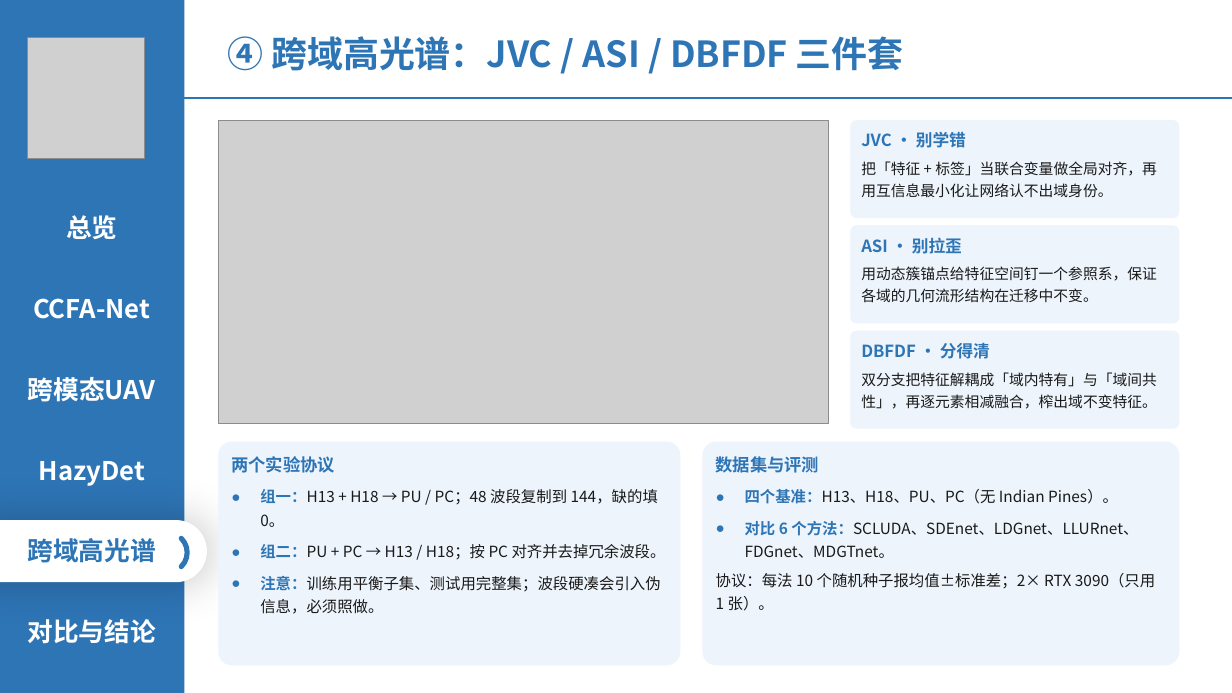
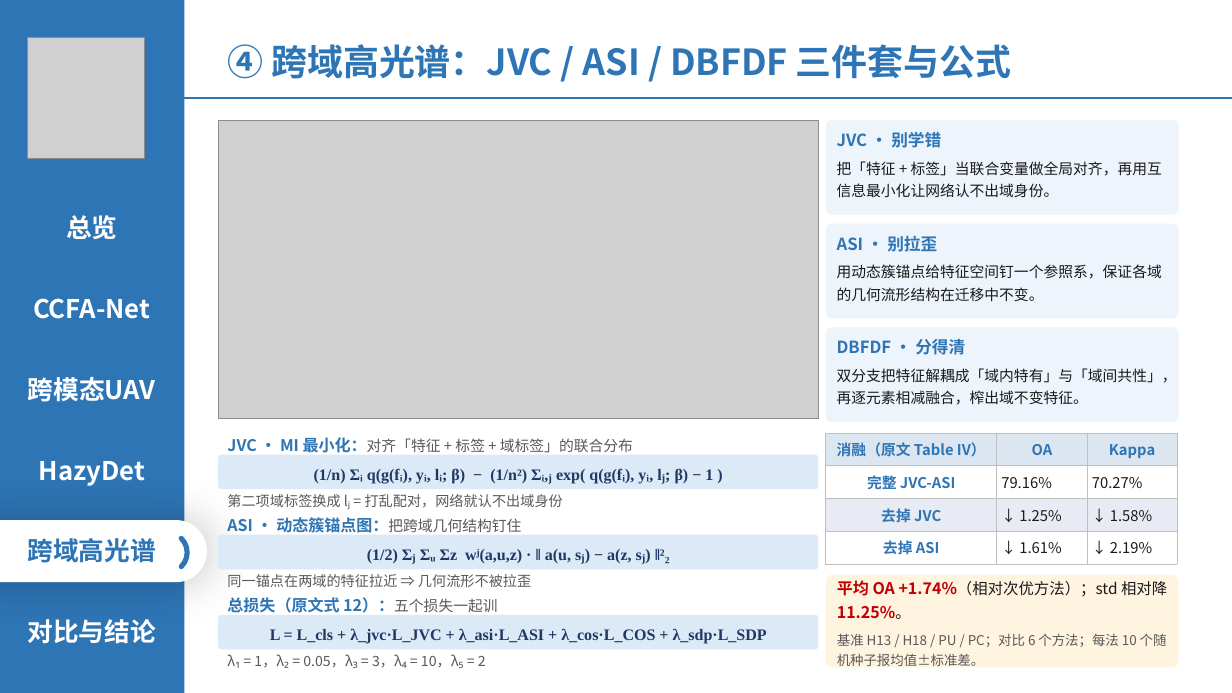
Before and after one commit to 139876/paper-notes, a slide deck: slide 14 of 论文精读/3-HazyDet精读/附件/四篇论文-组会汇报.pptx. Drawn at 1232x693 pixels with LibreOffice and Linux fonts; fonts in the diff are those of the drawing; grey boxes stand for pictures. Boxes give left, top, right and bottom in pixels: in the first picture for what was removed or moved away, otherwise in the second. Text is boxed around its words. In the diff, an @@ line names an element or a change of style, - is before the commit and + after.

```diff
--- a/论文精读/3-HazyDet精读/附件/四篇论文-组会汇报.pptx
+++ b/论文精读/3-HazyDet精读/附件/四篇论文-组会汇报.pptx
@@ text at (227,44,1011,79): text changed @@
-④ 跨域高光谱：JVC / ASI / DBFDF 三件套
+④ 跨域高光谱：JVC / ASI / DBFDF 三件套与公式
@@ picture: place and size @@
-picture at (218,120,828,423)
+picture at (218,120,819,419)
@@ rounded rectangle "JVC · 别学错": place and size @@
-rounded rectangle "JVC · 别学错" at (850,120,1179,218)
+rounded rectangle "JVC · 别学错" at (826,120,1179,214)
@@ rounded rectangle "ASI · 别拉歪": place and size @@
-rounded rectangle "ASI · 别拉歪" at (850,226,1179,323)
+rounded rectangle "ASI · 别拉歪" at (826,224,1179,318)
@@ rounded rectangle "DBFDF · 分得清": place and size @@
-rounded rectangle "DBFDF · 分得清" at (850,331,1179,429)
+rounded rectangle "DBFDF · 分得清" at (826,327,1179,421)
@@ rounded rectangle removed at (218,442,680,665) @@
-两个实验协议
-● 组一：H13 + H18 → PU / PC；48 波段复制到 144，缺的填 0。
-● 组二：PU + PC → H13 / H18；按 PC 对齐并去掉冗余波段。
-● 注意：训练用平衡子集、测试用完整集；波段硬凑会引入伪信息，必须照做。
@@ text added at (227,437,633,453), 11.5 pt, text #595959 @@
+JVC · MI 最小化：对齐「特征 + 标签 + 域标签」的联合分布
@@ table added at (826,433,1177,565), 4 rows, 3 columns @@
+消融（原文 Table IV） | OA | Kappa
+完整 JVC-ASI | 79.16% | 70.27%
+去掉 JVC | ↓ 1.25% | ↓ 1.58%
+去掉 ASI | ↓ 1.61% | ↓ 2.19%
@@ rounded rectangle added at (218,455,819,489), fill #DCE9F7, 12.5 pt, text #1F3864, bold @@
+(1/n) Σᵢ q(g(fᵢ), yᵢ, lᵢ; β) − (1/n²) Σᵢ,ⱼ exp( q(g(fᵢ), yᵢ, lⱼ; β) − 1 )
@@ text added at (227,494,563,508), 11 pt, text #595959 @@
+第二项域标签换成 lⱼ = 打乱配对，网络就认不出域身份
@@ rounded rectangle added at (218,535,819,569), fill #DCE9F7, 12.5 pt, text #1F3864, bold @@
+(1/2) Σⱼ Σᵤ Σz wʲ(a,u,z) · ‖ a(u, sⱼ) − a(z, sⱼ) ‖²₂
@@ text added at (227,517,521,533), 12.5 pt, text #2E75B6, bold @@
+ASI · 动态簇锚点图：把跨域几何结构钉住
@@ text added at (227,574,531,587), 11 pt, text #595959 @@
+同一锚点在两域的特征拉近 ⇒ 几何流形不被拉歪
@@ text added at (227,597,497,613), 12.5 pt, text #2E75B6, bold @@
+总损失（原文式 12）：五个损失一起训
@@ rounded rectangle "平均 OA +1.74%（相对次优方法）；std 相对降 11.25%。": place and size @@
-rounded rectangle "平均 OA +1.74%（相对次优方法）；std 相对降 11.25%。" at (702,442,1179,665)
+rounded rectangle "平均 OA +1.74%（相对次优方法）；std 相对降 11.25%。" at (826,575,1179,667)
@@ rounded rectangle "平均 OA +1.74%（相对次优方法）；std 相对降 11.25%。" at (826,575,1179,667): vertical alignment top to middle; fill #EDF4FC to #FFF4E0; proportions changed @@
@@ text in rounded rectangle at (837,580,1167,666): text changed; size 12 to 10.5 pt; text colour #1A1A1A to #595959 @@
-数据集与评测
-● 四个基准：H13、H18、PU、PC（无 Indian Pines）。
-● 对比 6 个方法：SCLUDA、SDEnet、LDGnet、LLURnet、FDGnet、MDGTnet。
-协议：每法 10 个随机种子报均值±标准差；2× RTX 3090（只用 1 张）。
+平均 OA +1.74%（相对次优方法）；std 相对降 11.25%。
+基准 H13 / H18 / PU / PC；对比 6 个方法；每法 10 个随机种子报均值±标准差。
@@ rounded rectangle added at (218,615,819,649), fill #DCE9F7, 12.5 pt, text #1F3864, bold @@
+L = L_cls + λ_jvc·L_JVC + λ_asi·L_ASI + λ_cos·L_COS + λ_sdp·L_SDP
@@ text added at (235,656,486,668), 11 pt, text #595959 @@
+λ₁ = 1，λ₂ = 0.05，λ₃ = 3，λ₄ = 10，λ₅ = 2
```
Also in this commit, not shown: 3 other slides changed, 1 slide removed.
